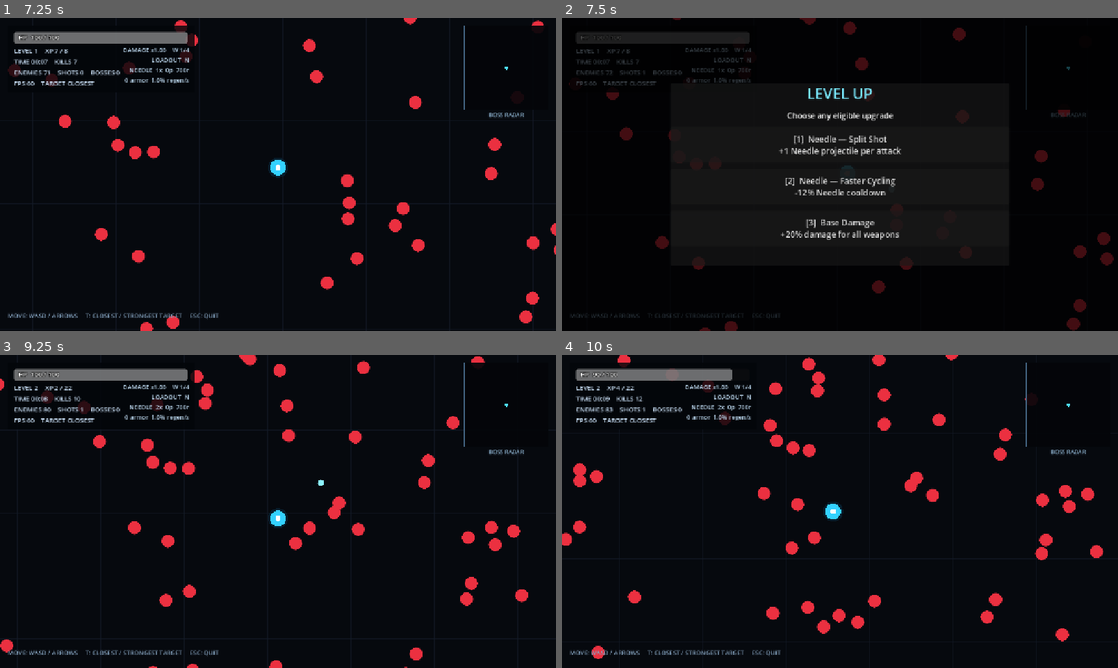
Above: before the commit, frames 1-4 (two rows, left to right).
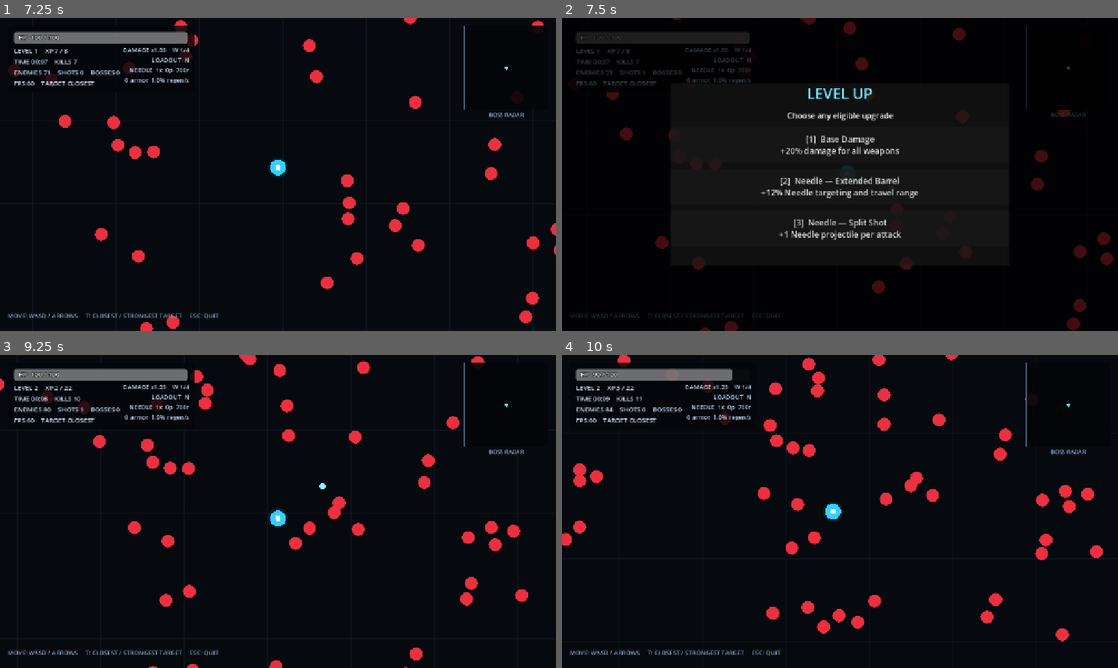
Above: after the commit, the same moments.

Repository: LoushengM/overrun
Game: Godot game, scene res://scenes/main.tscn
The game is run twice, just before and just after one commit, with the same random seed, the same clock (stepped at 60 frames per second) and the same inputs.
Inputs (mouse positions are in pixels of both pictures, inside the frame that each line leads up to):
- Up to frame 1 (7.25 s): tap Enter at 0.5 s; hold D 0.53-1.28 s; tap T at 0.6, 5.1 s; hold S 1.28-2.03 s; tap R at 1.35, 5.85 s; hold D 2.03-2.78 s; hold Enter 2.03-2.78 s; hold W 2.78-3.53 s; tap 1 at 2.85 s; hold A 3.53-5.03 s; tap 2 at 3.6 s; tap 3 at 4.35 s; hold S 5.03-5.78 s; hold D 5.78-6.53 s; hold W from 6.53 s (still down); hold Enter from 6.53 s (still down)
- Up to frame 2 (7.5 s): release W at 7.28 s; release Enter at 7.28 s; hold D from 7.28 s (still down); tap 1 at 7.35 s
- Up to frame 3 (9.25 s): release D at 8 s; click (278, 483) at 8 s, where only the run before the commit has a clickable "[1] Needle — Split Shot +1 Ne…"; hold S from 8.78 s (still down); tap 2 at 8.85 s
- Up to frame 4 (10 s): release S at 9.53 s; hold A from 9.53 s (still down); tap 3 at 9.6 s

Frame 1 is identical in both runs. In frame 2, 1.8% of the frame differs, in the area x 35-65%, y 37-71%; in frame 3, 0.1%; in frame 4, 0.3%.

Commit message:
Weight utility upgrades and enlarge Longshot shots

Diff:
--- a/src/game_config.gd
+++ b/src/game_config.gd
@@ -54,7 +54,7 @@
 const SNIPER_RANGE := 2200.0
 const SNIPER_RADIUS := 8.0
 const SNIPER_PIERCE := 0
-const SNIPER_SIZE_UPGRADE_MULTIPLIER := 1.15
+const SNIPER_SIZE_UPGRADE_MULTIPLIER := 1.45
 
 # Aura Pulse: fires only when something is in melee range. Echo upgrades add
 # delayed pulses that recheck which enemies are currently inside the radius.
@@ -128,6 +128,15 @@
     "armor",
     "regen",
 ]
+
+const LOW_FREQUENCY_UPGRADE_WEIGHT := 0.20
+const UPGRADE_ROLL_WEIGHTS := {
+    "max_health": LOW_FREQUENCY_UPGRADE_WEIGHT,
+    "armor": LOW_FREQUENCY_UPGRADE_WEIGHT,
+    "regen": LOW_FREQUENCY_UPGRADE_WEIGHT,
+    "needle_range": LOW_FREQUENCY_UPGRADE_WEIGHT,
+    "sniper_range": LOW_FREQUENCY_UPGRADE_WEIGHT,
+}
 
 const NEEDLE_UPGRADE_IDS := [
     "needle_fire_rate",
@@ -226,7 +235,7 @@
     "sniper_fire_rate": "-10% Longshot cooldown",
     "sniper_pierce": "+1 full Longshot damage budget",
     "sniper_range": "+12% Longshot targeting and travel range",
-    "sniper_size": "+15% Longshot projectile size",
+    "sniper_size": "+45% Longshot projectile size",
     "aura_fire_rate": "-10% Aura Pulse cooldown",
     "aura_radius": "+12% Aura Pulse radius",
     "aura_echoes": "+1 delayed pulse that rechecks enemies in range",
--- a/src/simulation_world.gd
+++ b/src/simulation_world.gd
@@ -1083,6 +1083,28 @@
     return result
 
 
+func _upgrade_roll_weight(upgrade_id: String) -> float:
+    return float(GameConfig.UPGRADE_ROLL_WEIGHTS.get(upgrade_id, 1.0))
+
+
+func _take_weighted_upgrade(pool: Array[String]) -> String:
+    var total_weight := 0.0
+    for upgrade_id in pool:
+        total_weight += maxf(0.0, _upgrade_roll_weight(upgrade_id))
+
+    if total_weight <= 0.0:
+        return pool.pop_back()
+
+    var roll := rng.randf() * total_weight
+    for index in range(pool.size()):
+        roll -= maxf(0.0, _upgrade_roll_weight(pool[index]))
+        if roll <= 0.0:
+            var selected := pool[index]
+            pool.remove_at(index)
+            return selected
+    return pool.pop_back()
+
+
 func _roll_upgrade_options() -> Array[String]:
     var pool: Array[String] = []
     for upgrade_id in GameConfig.GLOBAL_UPGRADE_IDS:
@@ -1094,9 +1116,8 @@
         options.append("damage")
         pool.erase("damage")
 
-    pool.shuffle()
     while options.size() < 3 and not pool.is_empty():
-        options.append(pool.pop_back())
+        options.append(_take_weighted_upgrade(pool))
     return options
 
 
@@ -1116,9 +1137,8 @@
         options.append(guaranteed_unlock)
         pool.erase(guaranteed_unlock)
 
-    pool.shuffle()
     while options.size() < 3 and not pool.is_empty():
-        options.append(pool.pop_back())
+        options.append(_take_weighted_upgrade(pool))
     return options
 
 
--- a/tests/regression_test.gd
+++ b/tests/regression_test.gd
@@ -19,6 +19,7 @@
     _test_pause_and_keyboard_selection(scene, world, hud)
     _test_projectile_damage_conservation(world)
     _test_damage_pity(world)
+    _test_upgrade_roll_weights(world)
     _test_player_invulnerability(world)
     _test_speed_upgrade_camera_zoom(world)
     _test_enemy_speed_scaling(world)
@@ -162,6 +163,27 @@
     assert(not world._is_damage_pity_active(), "Damage pity must turn off after damage catches up")
 
 
+func _test_upgrade_roll_weights(world: SimulationWorld) -> void:
+    var low_frequency_ids := ["needle_range", "sniper_range", "regen", "max_health", "armor"]
+    for upgrade_id in low_frequency_ids:
+        assert(
+            is_equal_approx(world._upgrade_roll_weight(upgrade_id), GameConfig.LOW_FREQUENCY_UPGRADE_WEIGHT),
+            "%s must use the shared low-frequency roll tier" % upgrade_id
+        )
+    assert(is_equal_approx(world._upgrade_roll_weight("damage"), 1.0), "Damage must retain normal roll weight")
+    assert(is_equal_approx(world._upgrade_roll_weight("move_speed"), 1.0), "Movement speed must retain normal roll weight")
+
+    world.rng.seed = 18071988
+    var low_frequency_count := 0
+    var sample_count := 5000
+    for sample_index in range(sample_count):
+        var pool: Array[String] = ["damage", "armor"]
+        if world._take_weighted_upgrade(pool) == "armor":
+            low_frequency_count += 1
+    assert(low_frequency_count > 600, "Low-frequency upgrades must remain possible")
+    assert(low_frequency_count < 1100, "Low-frequency upgrades must roll substantially less often than normal upgrades")
+
+
 func _test_player_invulnerability(world: SimulationWorld) -> void:
     world.benchmark_mode = false
     world.is_running = true
@@ -384,6 +406,7 @@
     var old_sniper_radius := world.sniper_radius
     world.pending_upgrade = true
     world.apply_upgrade("sniper_size")
+    assert(is_equal_approx(GameConfig.SNIPER_SIZE_UPGRADE_MULTIPLIER, 1.45), "Heavy Caliber must increase Longshot radius by 45% per rank")
     assert(is_equal_approx(world.sniper_radius, old_sniper_radius * GameConfig.SNIPER_SIZE_UPGRADE_MULTIPLIER), "Longshot size upgrades must enlarge its projectile radius")
     world._add_enemy(Vector2(1800.0, 0.0), 1000.0, 0.0, 0.0, 14.0, 0, SimulationWorld.EnemyKind.NORMAL, Vector2.ZERO)
     world.sniper_timer = 0.0
Not shown, changed: README.md
Not shown, changed: docs/MVP_DESIGN.md
